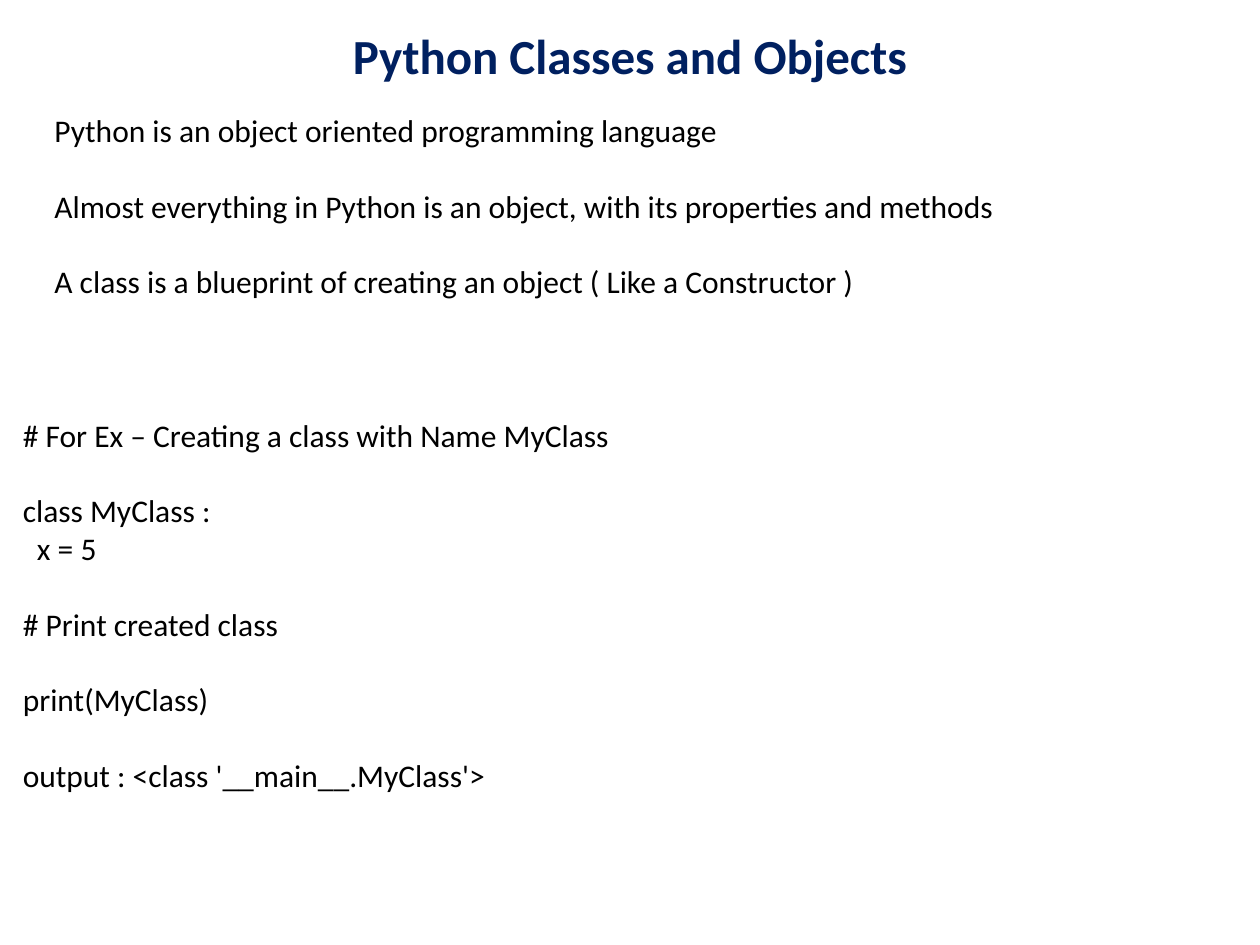
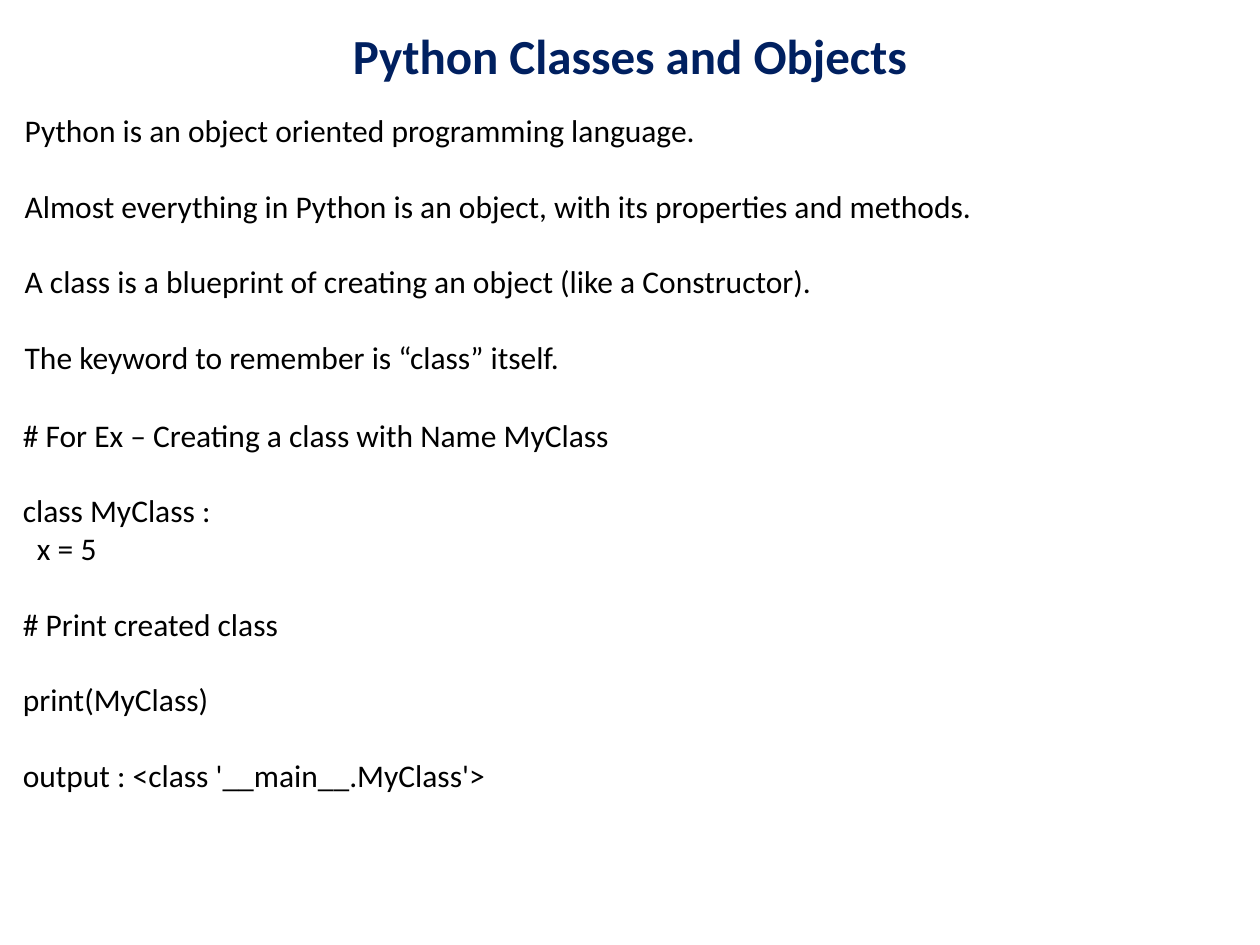
Before and after one commit to ashishjain1547/public_lessons_in_python, a slide deck: slide 1 of Ch 19 - Classes and Objects/Python Classes and Objects.pptx. Drawn at 1260x945 pixels with LibreOffice and Linux fonts; fonts in the diff are those of the drawing. Boxes give left, top, right and bottom in pixels: in the first picture for what was removed or moved away, otherwise in the second. Text is boxed around its words. In the diff, an @@ line names an element or a change of style, - is before the commit and + after.

```diff
--- a/Ch 19 - Classes and Objects/Python Classes and Objects.pptx
+++ b/Ch 19 - Classes and Objects/Python Classes and Objects.pptx
@@ text at (x1=25, y1=120, x2=971, y2=374): text changed @@
-Python is an object oriented programming language
-Almost everything in Python is an object, with its properties and methods
-A class is a blueprint of creating an object ( Like a Constructor )
+Python is an object oriented programming language.
+Almost everything in Python is an object, with its properties and methods.
+A class is a blueprint of creating an object (like a Constructor).
+The keyword to remember is “class” itself.
```
Also in this commit, not shown: 2 other slides changed, 21 other files.
